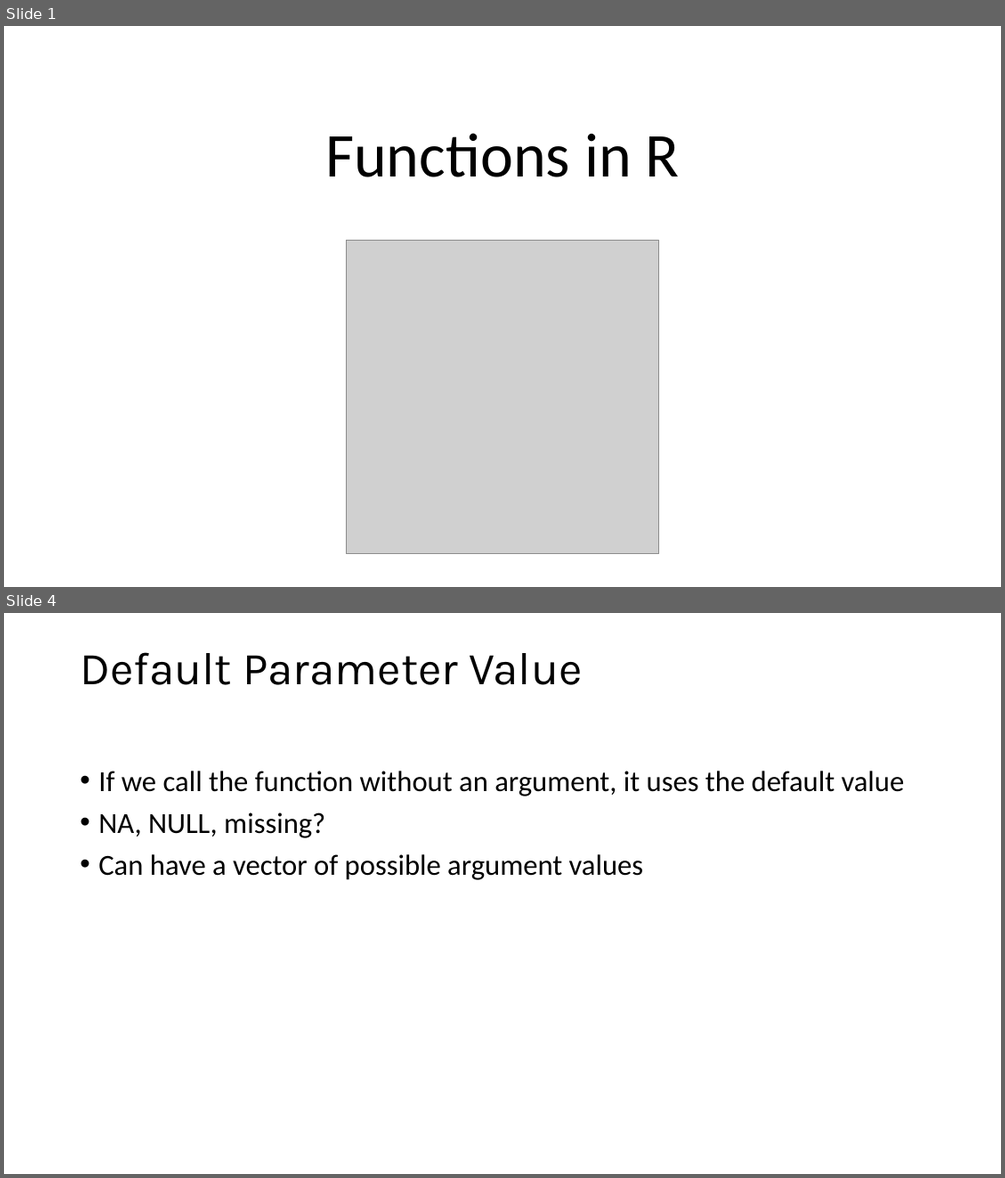
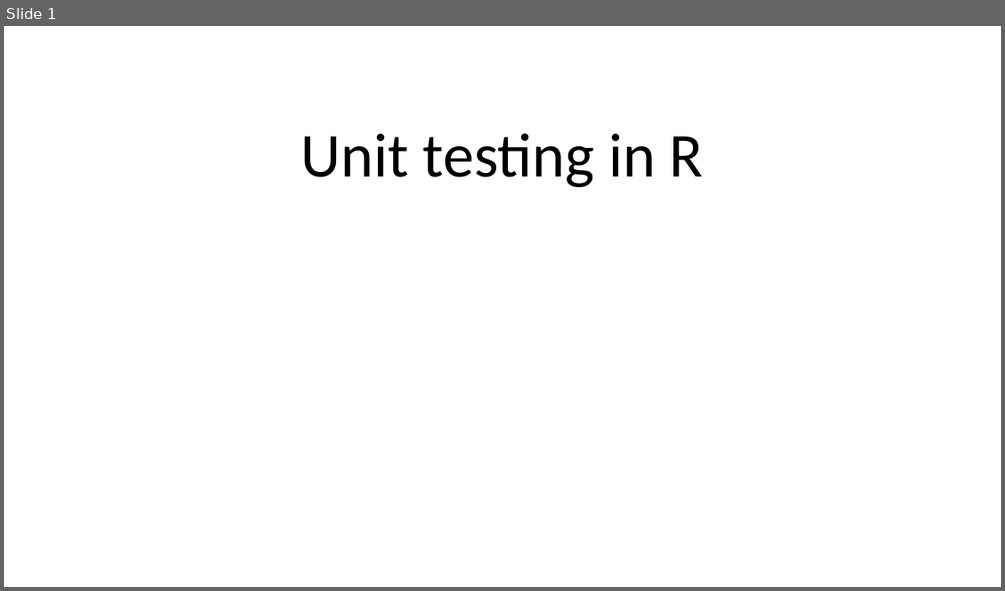
Before and after one commit to sophiefeldmanbright/ScHARR-open-science-workshop, a slide deck: content/resources/unit testing/unit-testing.pptx. Shown one above the other, each under a label of ours: slides 1 and 4 before the commit, slide 1 after it; the slides between them are not shown. The pictures are 1005x1178 and 1005x591 pixels, drawn with LibreOffice and Linux fonts; fonts in the diff are those of the drawing; grey boxes stand for pictures. Boxes give left, top, right and bottom in pixels: in the first picture for what was removed or moved away, otherwise in the second. Text is boxed around its words. In the diff, an @@ line names an element or a change of style, - is before the commit and + after.

```diff
--- a/content/resources/unit testing/unit-testing.pptx
+++ b/content/resources/unit testing/unit-testing.pptx
@@ slide 4 removed at box(4, 613, 1001, 1174), background #FFFFFF @@
@@ title removed at box(80, 652, 582, 685) @@
-Default Parameter Value
@@ text removed at box(98, 771, 905, 880) @@
-• If we call the function without an argument, it uses the default value
-• NA, NULL, missing?
-• Can have a vector of possible argument values
@@ slide 1 changed as well @@
@@ title at box(301, 133, 704, 187): text changed @@
-Functions in R
+Unit testing in R
@@ picture removed at box(346, 240, 659, 554) @@
```
Also in this commit, not shown: 2 other slides changed, 5 slides added, 3 other slides removed, 16 other files.
